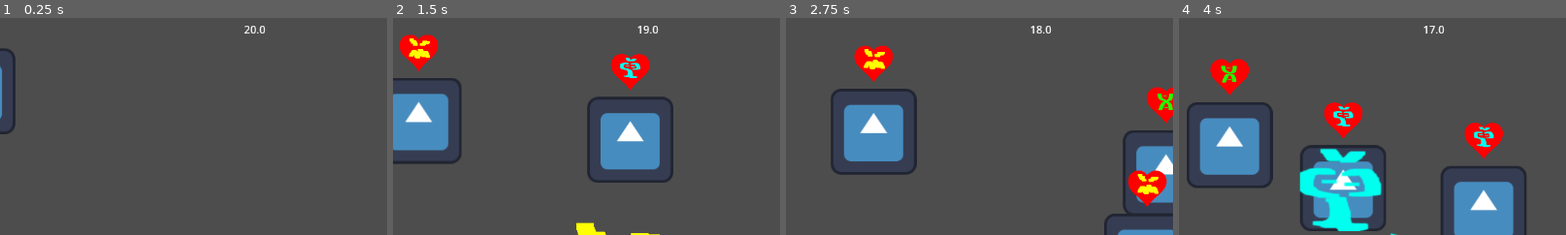
Above: before the commit, frames 1-4 (left to right).
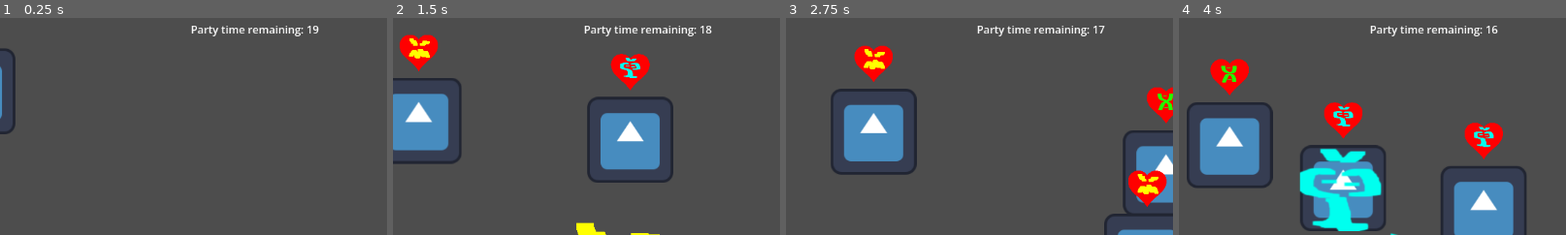
Above: after the commit, the same moments.

Repository: Devination/GGJ2025
Game: Godot game, scene res://scenes/main.tscn
Two runs of this game, one before a commit and one after it. Both use one fixed random seed, a clock stepped at 60 frames per second and the inputs below. The engine's default icon, where the game draws it, is replaced by a stand-in: a white triangle on a blue panel in a dark square.
Inputs (mouse positions are % of the whole screen's width and height, from its top left):
- Up to frame 1 (0.25 s): no input
- Up to frame 2 (1.5 s): drag from (40, 81) to (28, 30) at 0.52 s; drag from (48, 80) to (51, 20) at 1.27 s
- Up to frame 3 (2.75 s): move the mouse to (55, 81) at 2.02 s; click (55, 81) at 2.17 s
- Up to frame 4 (4 s): drag from (40, 81) to (68, 38) at 2.77 s; drag from (55, 81) to (49, 63) at 3.52 s
The pictures show only the part of the screen within x 20-70%, y 3-53%; the shares and areas given below are measured in that part.

The runs differ from the first frame. In frame 1, 0.7% of the frame differs, in the area x 49-83%, y 3-9%; in frame 2, 0.7%; in frame 3, 0.6%; in frame 4, 0.6%.

Commit message:
fix timer label

Diff:
--- a/godot/ggj-2026/scenes/user_interface.gd
+++ b/godot/ggj-2026/scenes/user_interface.gd
@@ -14,12 +14,8 @@
 	$PanelContainer.visible = true
 	Engine.time_scale = 0.01
 
-func updateTimer():
-	$TimerLabel.text = "Party time remaining: " + str($GameTimer.time_left)
-
 func _process(delta):
-	$TimerLabel.text = str(ceil($GameTimer.time_left))
-
+	$TimerLabel.text = "Party time remaining: " + str(int($GameTimer.time_left))
 
 func _on_restart_button_pressed() -> void:
 	# hide the panel
--- a/godot/ggj-2026/scenes/user_interface.tscn
+++ b/godot/ggj-2026/scenes/user_interface.tscn
@@ -29,12 +29,14 @@
 [node name="PanelContainer" type="PanelContainer" parent="." unique_id=952765991]
 visible = false
 anchors_preset = -1
-anchor_left = 0.5
-anchor_right = 0.5
-offset_left = -121.0
-offset_top = 84.0
-offset_right = 168.0
-offset_bottom = 172.0
+anchor_left = 0.509
+anchor_top = 0.46300003
+anchor_right = 0.509
+anchor_bottom = 0.46300003
+offset_left = -454.0
+offset_top = -131.02402
+offset_right = 453.63202
+offset_bottom = 130.97598
 grow_horizontal = 2
 grow_vertical = 2
 
Not shown, added: godot/ggj-2026/export_presets.cfg
Not shown, changed: .gitignore
